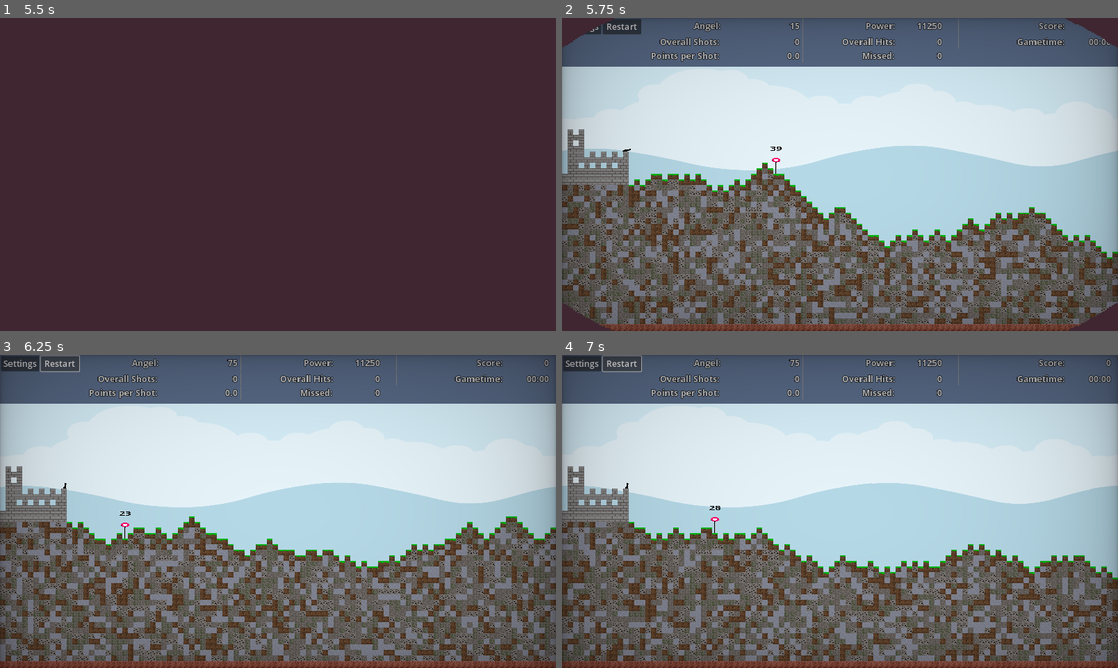
Above: before the commit, frames 1-4 (two rows, left to right).
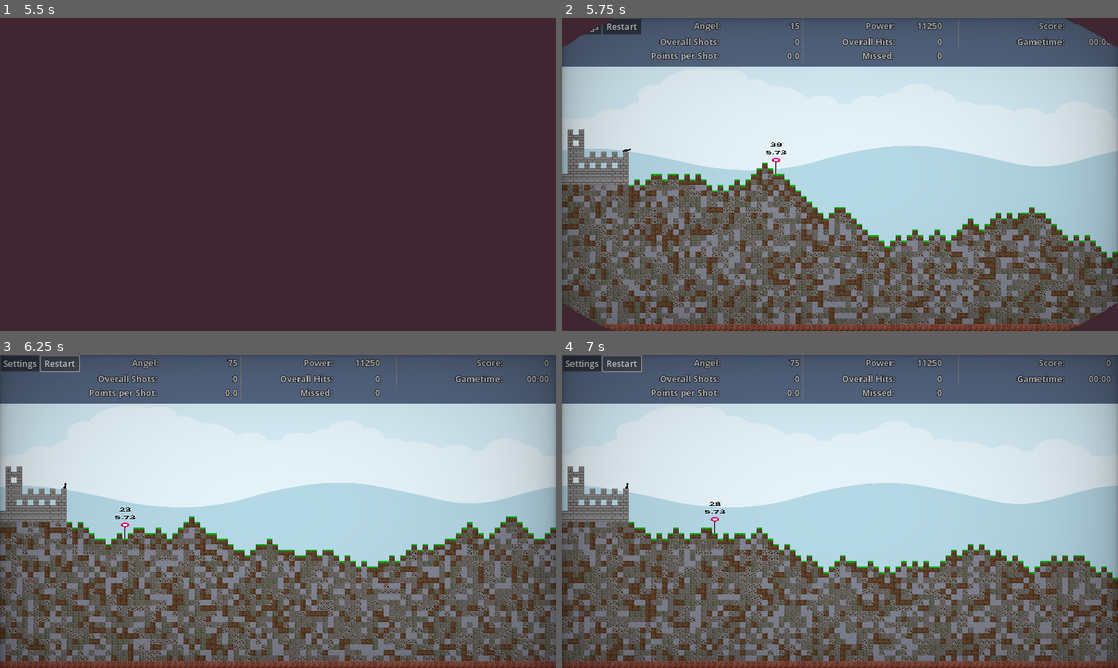
Above: after the commit, the same moments.

Repository: Coding-4Fun/Just4Fun_Mini_Shootergame
Game: Godot game, scene res://UI/MainMenuUI/MainMenuUI.tscn
Two runs of this game, one before a commit and one after it. Both use one fixed random seed, a clock stepped at 60 frames per second and the inputs below.
Inputs:
- Up to frame 1 (5.5 s): click "Play" at 0.5 s; click "Max Shots" at 1.25 s; click "Max Negative Score" at 2 s; click "Enable Target Timer" at 2.75 s; click "Max Play Time" at 3.5 s; click "Max Play Time" at 4.25 s; click "Start Game" at 5 s
- Up to frame 2 (5.75 s): no input
- Up to frame 3 (6.25 s): click "Restart" at 5.75 s
- Up to frame 4 (7 s): click "Restart" at 6.5 s

Frame 1 is identical in both runs. In frame 2, less than 0.1% of the frame differs, in the area x 36-41%, y 39-44%; in frame 3, less than 0.1%, in the area x 20-25%, y 48-53%; in frame 4, less than 0.1%.

Commit message:
Upd: Change parameter for config value changed

Diff:
--- a/UI/Settings/MaxGameTimeSettings.gd
+++ b/UI/Settings/MaxGameTimeSettings.gd
@@ -22,7 +22,7 @@
 func _on_c_butt_switch_max_game_time_toggled(toggled_on: bool) -> void:
 	MaxGameTimeSlider.editable = toggled_on
 
-	Config.ConfigValueChanged.emit("MaxGameTimeEnabled", toggled_on, "Game", "Condition")
+	Config.ConfigValueChanged.emit("GameConditionMaxGameTimeEnabled", toggled_on)
 	pass # Replace with function body.
 
 
@@ -31,7 +31,7 @@
 		var value = MaxGameTimeSlider.value
 		var minsek:String = "%02.0f:%02.0f" % [floor(value/60),int(value) % 60]
 		MaxGameTimeLabel.text = str(minsek)
-		Config.ConfigValueChanged.emit("MaxGameTimeValue", value, "Game", "Condition")
+		Config.ConfigValueChanged.emit("GameConditionMaxGameTimeValue", value)
 
 
 #func _on_MaxTimeSlider_value_changed(value):
@@ -47,6 +47,6 @@
 
 func _on_cButtSwitchMaxGameTime_toggled(button_pressed):
 	#Config.config_data["Game"]["Condition"]["MaxGameTimeEnabled"] = button_pressed
-	Config.ConfigValueChanged.emit("MaxGameTimeEnabled", button_pressed, "Game", "Condition")
+	Config.ConfigValueChanged.emit("GameConditionMaxGameTimeEnabled", button_pressed)
 	if !GSM.GameTimer.is_stopped() and !button_pressed:
 		GSM.GameTimer.stop()
--- a/UI/Settings/MaxScoreSettings.gd
+++ b/UI/Settings/MaxScoreSettings.gd
@@ -16,7 +16,7 @@
 
 func _on_cButtSwitchMaxScore_toggled(toggled_on: bool):
 	MaxScoreSlider.editable = toggled_on
-	Config.ConfigValueChanged.emit("MinMaxScoreEnabled", toggled_on, "Game", "Condition")
+	Config.ConfigValueChanged.emit("GameConditionMinMaxScoreEnabled", toggled_on)
 
 
 func _on_MaxScoreSlider_drag_ended(value_changed: bool) -> void:
@@ -25,4 +25,4 @@
 		#var minsek:String = "%02.0f" % [int(value) % 60]
 		#MaxScoreLabel.text = str(minsek)
 		MaxScoreLabel.text = str(value)
-		Config.ConfigValueChanged.emit("MinMaxScoreValue", value, "Game", "Condition")
+		Config.ConfigValueChanged.emit("GameConditionMinMaxScoreValue", value)
--- a/UI/Settings/MaxShotSettings.gd
+++ b/UI/Settings/MaxShotSettings.gd
@@ -16,11 +16,11 @@
 
 func _on_cButtSwitchMaxShots_toggled(toggled_on: bool):
 	$MaxShotSlider.editable = toggled_on
-	Config.ConfigValueChanged.emit("MaxShotsEnabled", toggled_on, "Game", "Condition")
+	Config.ConfigValueChanged.emit("GameConditionMaxShotsEnabled", toggled_on)
 
 
 func _on_MaxShotSlider_drag_ended(value_changed: bool) -> void:
 	if value_changed:
 		var value = MaxShotSlider.value
 		MaxShotLabel.text = str(value)
-		Config.ConfigValueChanged.emit("MaxShotsValue", value, "Game", "Condition")
+		Config.ConfigValueChanged.emit("GameConditionMaxShotsValue", value)
--- a/UI/Settings/dummytimersettings.gd
+++ b/UI/Settings/dummytimersettings.gd
@@ -25,7 +25,7 @@
 #buttSwitchTargetTimer
 func _on_c_butt_switch_target_timer_toggled(toggled_on: bool) -> void:
 	DummyTargetTimerSlider.editable = toggled_on
-	Config.ConfigValueChanged.emit("TimerEnabled", toggled_on, "Game", "DummyTarget")
+	Config.ConfigValueChanged.emit("GameDummyTargetTimerEnabled", toggled_on)
 	pass # Replace with function body.
 
 
@@ -34,4 +34,4 @@
 		var value = DummyTargetTimerSlider.value
 		var minsek:String = "%02.0f" % [int(value) % 60]
 		DummyTargetTimeLabel.text = str(minsek)
-		Config.ConfigValueChanged.emit("TimerCountdown", value, "Game", "DummyTarget")
+		Config.ConfigValueChanged.emit("GameDummyTargetTimerCountdown", value)
